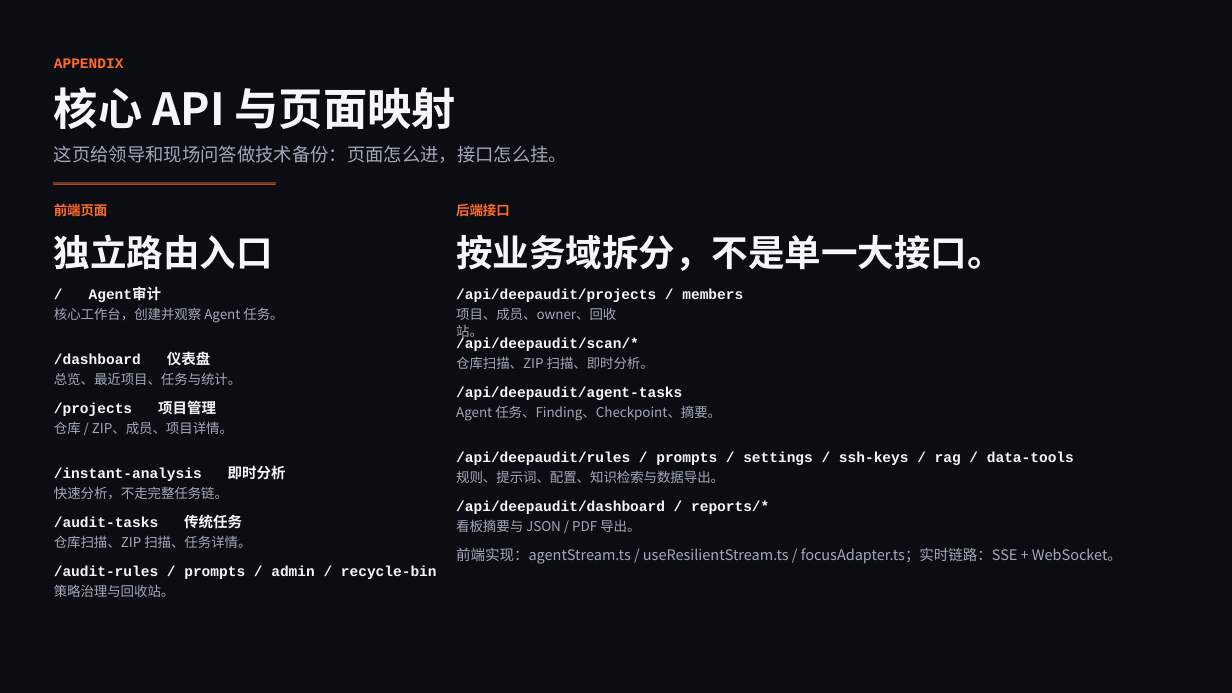
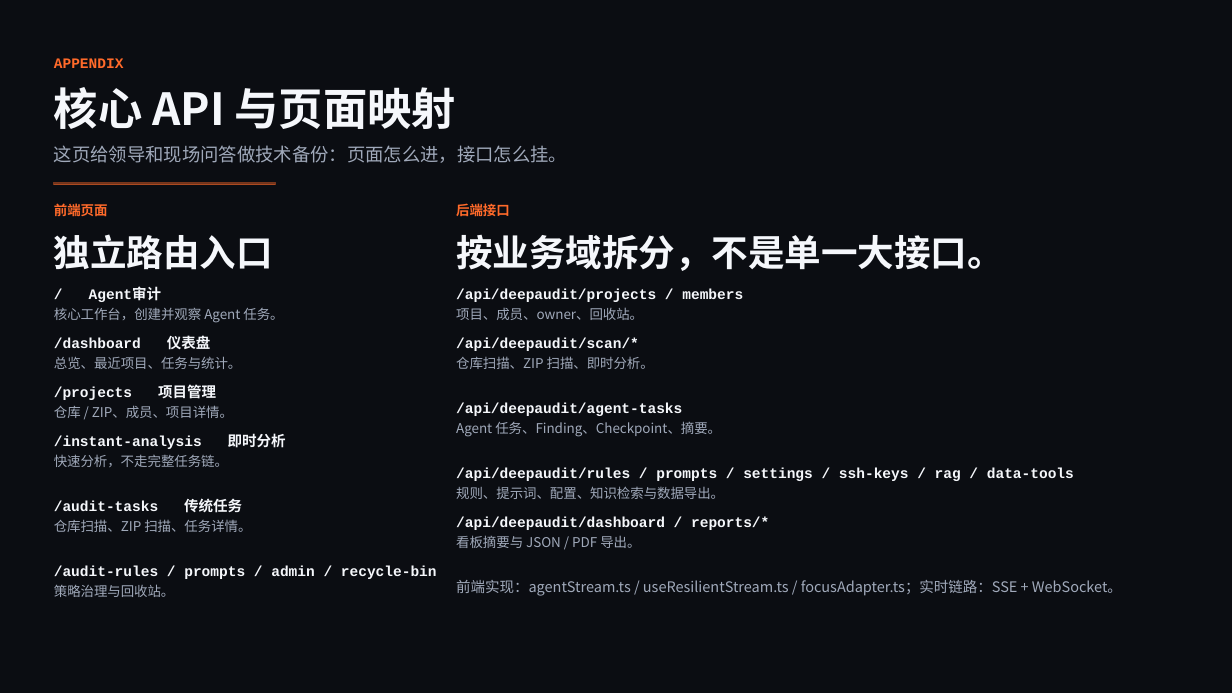
Before and after one commit to zrqg-znb/Focus_Admin, a slide deck: slide 11 of tmp/presentations/deepaudit-report/output/output.pptx. Drawn at 1232x693 pixels with LibreOffice and Linux fonts; fonts in the diff are those of the drawing. Boxes give left, top, right and bottom in pixels: in the first picture for what was removed or moved away, otherwise in the second. Text is boxed around its words. In the diff, an @@ line names an element or a change of style, - is before the commit and + after.

Commit message:
feat(agent): 添加工作区运行时元数据和日志配置优化
- 在 Agent 任务中新增 workspace_path、cache_repo 和 last_synced_at 字段
- 实现仓库运行时元数据的序列化和反序列化功能
- 优化日志配置，区分 server 和 worker 日志输出
- 更新仓库工作区准备逻辑，持久化运行时元数据
- 在前端界面显示工作区源信息和最后同步时间戳
- 改进演示文稿中的架构说明和实现方法描述
- 添加相关单元测试验证元数据序列化功能

```diff
--- a/tmp/presentations/deepaudit-report/output/output.pptx
+++ b/tmp/presentations/deepaudit-report/output/output.pptx
@@ text "项目、成员、owner、回收站。" rewrapped from (x1=456, y1=308, x2=616, y2=339) to (x1=456, y1=308, x2=643, y2=320) @@
@@ text "总览、最近项目、任务与统计。" moved from (x1=54, y1=373, x2=241, y2=385) to (x1=54, y1=356, x2=241, y2=369) @@
@@ 3 texts moved together from (x1=54, y1=351, x2=242, y2=528) to (x1=54, y1=335, x2=242, y2=512) @@
@@ text "仓库 / ZIP、成员、项目详情。" moved from (x1=54, y1=421, x2=233, y2=434) to (x1=54, y1=405, x2=233, y2=418) @@
@@ text "/instant-analysis 即时分析" moved from (x1=54, y1=465, x2=286, y2=481) to (x1=54, y1=433, x2=286, y2=449) @@
@@ text "Agent 任务、Finding、Checkpoint、摘要。" moved from (x1=456, y1=405, x2=721, y2=421) to (x1=456, y1=421, x2=721, y2=437) @@
@@ text "快速分析，不走完整任务链。" moved from (x1=54, y1=486, x2=228, y2=499) to (x1=54, y1=454, x2=228, y2=467) @@
@@ 3 texts moved together from (x1=456, y1=386, x2=1074, y2=514) to (x1=456, y1=403, x2=1074, y2=530) @@
@@ text "规则、提示词、配置、知识检索与数据导出。" moved from (x1=456, y1=470, x2=724, y2=483) to (x1=456, y1=486, x2=724, y2=499) @@
@@ text "仓库扫描、ZIP 扫描、任务详情。" moved from (x1=54, y1=535, x2=251, y2=548) to (x1=54, y1=519, x2=251, y2=532) @@
@@ text "看板摘要与 JSON / PDF 导出。" moved from (x1=456, y1=519, x2=640, y2=532) to (x1=456, y1=535, x2=640, y2=548) @@
@@ text "前端实现：agentStream.ts / useResilientStream.ts / focusAdapter.t ..." moved from (x1=456, y1=548, x2=1122, y2=564) to (x1=456, y1=580, x2=1122, y2=596) @@
```
Also in this commit, not shown: 11 other slides changed, 34 other files.
